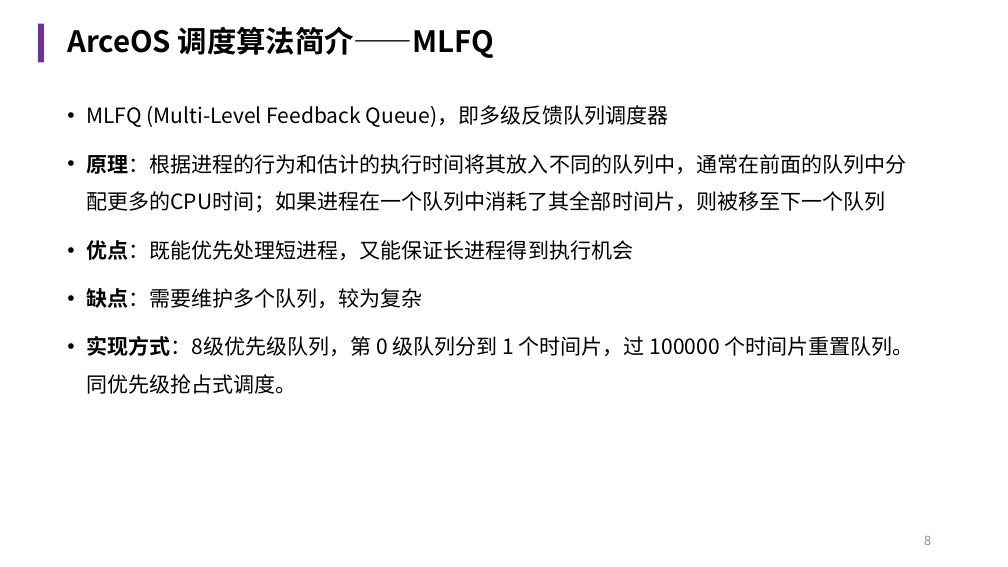
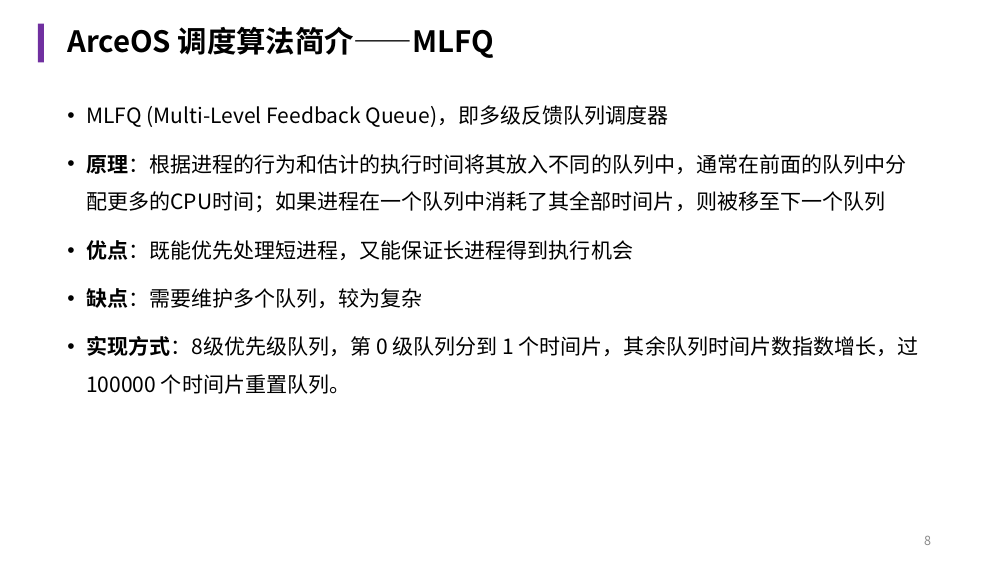
Before and after one commit to chestnut-Q/arceos-X, a slide deck: slide 8 of reports/中期报告.pptx. Drawn at 1008x567 pixels with LibreOffice and Linux fonts; fonts in the diff are those of the drawing. Boxes give left, top, right and bottom in pixels: in the first picture for what was removed or moved away, otherwise in the second. Text is boxed around its words. In the diff, an @@ line names an element or a change of style, - is before the commit and + after.

```diff
--- a/reports/中期报告.pptx
+++ b/reports/中期报告.pptx
@@ text at (x1=86, y1=336, x2=919, y2=394): text changed @@
-• 实现方式：8级优先级队列，第 0 级队列分到 1 个时间片，过 100000 个时间片重置队列。同优先级抢占式调度。
+• 实现方式：8级优先级队列，第 0 级队列分到 1 个时间片，其余队列时间片数指数增长，过 100000 个时间片重置队列。
```
Also in this commit, not shown: 6 other slides changed.
